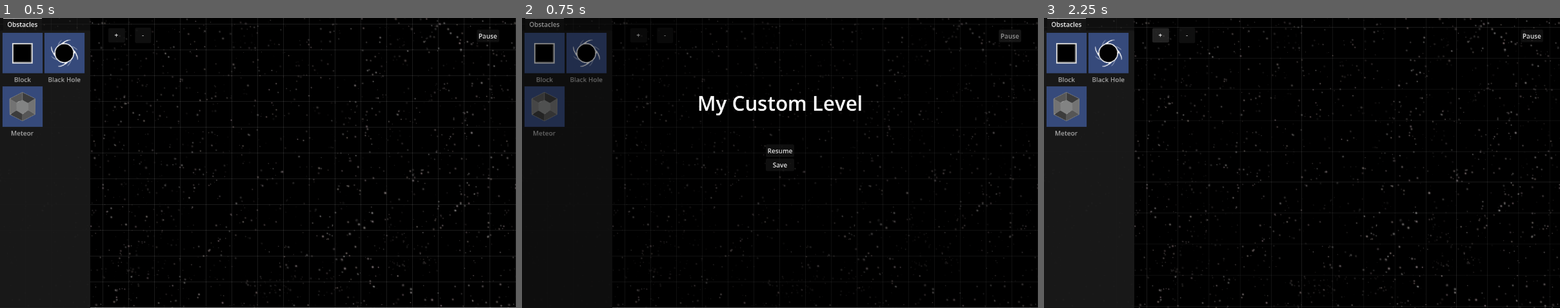
Above: before the commit, frames 1-3 (left to right).
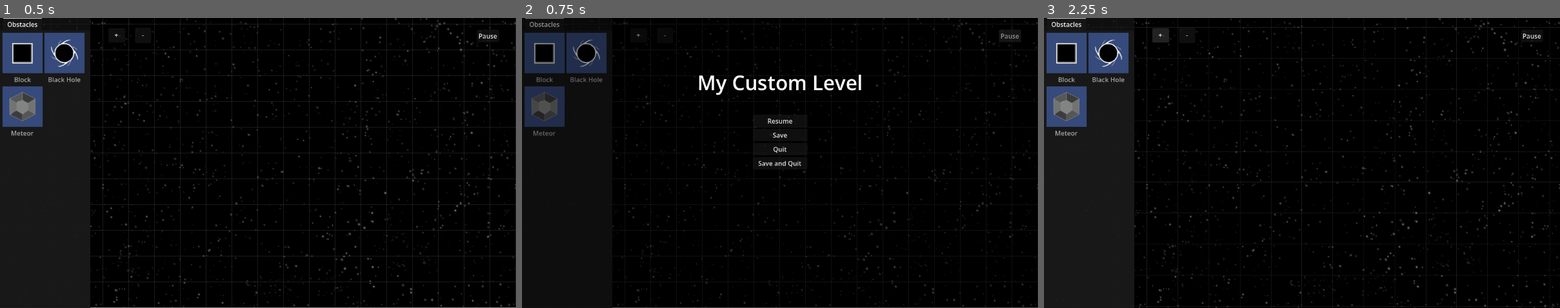
Above: after the commit, the same moments.

Repository: jzhang1890/level_editor
Game: Godot game, scene res://editor_root.tscn
Two runs of this game, one before a commit and one after it. Both use one fixed random seed, a clock stepped at 60 frames per second and the inputs below. This scene is started directly instead of the project's main scene.
Inputs:
- Up to frame 1 (0.5 s): no input
- Up to frame 2 (0.75 s): click "Pause" at 0.5 s
- Up to frame 3 (2.25 s): click "Resume" at 1.25 s; click "+" at 2 s

Frame 1 is identical in both runs. In frame 2, 1.6% of the frame differs, in the area x 34-66%, y 19-52%; in frame 3, nothing differs.

Commit message:
add quit button

Diff:
--- a/editor_root.gd
+++ b/editor_root.gd
@@ -210,7 +210,76 @@
 func _on_delete_button_pressed() -> void:
 	delete_selected_object()
 
-# Save and Load Logic
+# Load Logic
+
+# Loading level function
+func load_level(target_path: String) -> void:
+	if not FileAccess.file_exists(target_path):
+		print("No save file found at: ", target_path)
+		return
+
+	change_selection(null)
+
+	for child in room_canvas.get_children():
+		child.queue_free()
+
+	var file = FileAccess.open(target_path, FileAccess.READ)
+	if file:
+		var json_string = file.get_as_text()
+		file.close()
+
+		var level_data = JSON.parse_string(json_string)
+
+		# Check if the data is the Dictionary format
+		if typeof(level_data) == TYPE_DICTIONARY and level_data.has("items"):
+
+			# Grab the name to update the variable
+			if level_data.has("level_name"):
+				current_level_name = level_data["level_name"]
+				print("Loading level: ", current_level_name)
+
+			# Load and apply the background
+			if level_data.has("background"):
+				current_bg_path = level_data["background"]
+				var loaded_texture = load(current_bg_path)
+
+				# Add this line to actually apply the texture to the screen!
+				if loaded_texture:
+					bg_rect.texture = loaded_texture
+
+			# Loop through the items array tucked inside the dictionary
+			for item in level_data["items"]:
+				var resource = load(item["scene_path"])
+				if resource:
+					var new_object = resource.instantiate()
+					new_object.global_position = Vector2(item["x"], item["y"])
+					room_canvas.add_child(new_object)
+
+# Call this from UI when the user picks a new background
+func change_background(new_path: String) -> void:
+	var new_texture = load(new_path)
+	if new_texture:
+		bg_rect.texture = new_texture
+		current_bg_path = new_path # Update the variable so it saves correctly later
+
+
+# Pause Menu logic
+
+func _on_pause_button_pressed() -> void:
+	# Update the label to show the name of the level
+	if level_name_label:
+		level_name_label.text = current_level_name
+
+	# Reveal the menu
+	if pause_menu:
+		pause_menu.visible = true
+	paused = true
+
+func _on_resume_button_pressed() -> void:
+	# Hide the menu to go back to editing
+	if pause_menu:
+		pause_menu.visible = false
+	paused = false
 
 # Saving Level function
 func _on_save_button_pressed() -> void:
@@ -242,71 +311,13 @@
 		file.close()
 		print("Level saved to: ", current_save_path)
 
-# Loading level function
-func load_level(target_path: String) -> void:
-	if not FileAccess.file_exists(target_path):
-		print("No save file found at: ", target_path)
-		return
-
-	change_selection(null)
-
-	for child in room_canvas.get_children():
-		child.queue_free()
-
-	var file = FileAccess.open(target_path, FileAccess.READ)
-	if file:
-		var json_string = file.get_as_text()
-		file.close()
-
-		var level_data = JSON.parse_string(json_string)
-
-		# Check if the data is the Dictionary format
-		if typeof(level_data) == TYPE_DICTIONARY and level_data.has("items"):
-
-			# Grab the name to update the variable
-			if level_data.has("level_name"):
-				current_level_name = level_data["level_name"]
-				print("Loading level: ", current_level_name)
-
-			# Load and apply the background
-			if level_data.has("background"):
-				current_bg_path = level_data["background"]
-				var loaded_texture = load(current_bg_path)
-
-				# Add this line to actually apply the texture to the screen!
-				if loaded_texture:
-					bg_rect.texture = loaded_texture
-
-			# Loop through the items array tucked inside the dictionary
-			for item in level_data["items"]:
-				var resource = load(item["scene_path"])
-				if resource:
-					var new_object = resource.instantiate()
-					new_object.global_position = Vector2(item["x"], item["y"])
-					room_canvas.add_child(new_object)
-
-# Call this from UI when the user picks a new background
-func change_background(new_path: String) -> void:
-	var new_texture = load(new_path)
-	if new_texture:
-		bg_rect.texture = new_texture
-		current_bg_path = new_path # Update the variable so it saves correctly later
-
-
-# Pause Menu logic
-
-func _on_pause_button_pressed() -> void:
-	# Update the label to show the name of the level
-	if level_name_label:
-		level_name_label.text = current_level_name
-
-	# Reveal the menu
-	if pause_menu:
-		pause_menu.visible = true
-	paused = true
-
-func _on_resume_button_pressed() -> void:
-	# Hide the menu to go back to editing
-	if pause_menu:
-		pause_menu.visible = false
-	paused = false
+func _on_save_and_quit_button_pressed() -> void:
+	# 1. Save logic
+	_on_save_button_pressed()
+
+	# 2. Quit to the Level Browser
+	get_tree().change_scene_to_file("res://scenes/rooms/level_browser.tscn")
+
+func _on_quit_button_pressed() -> void:
+	# Return to your Level Browser scene
+	get_tree().change_scene_to_file("res://scenes/rooms/level_browser.tscn")
--- a/editor_root.tscn
+++ b/editor_root.tscn
@@ -106,9 +106,9 @@
 anchor_right = 0.5
 anchor_bottom = 0.5
 offset_left = -35.0
-offset_top = -161.5
+offset_top = -235.5
 offset_right = 35.0
-offset_bottom = -138.5
+offset_bottom = -166.5
 grow_horizontal = 2
 grow_vertical = 2
 theme_override_font_sizes/font_size = 50
@@ -120,10 +120,10 @@
 anchor_top = 0.5
 anchor_right = 0.5
 anchor_bottom = 0.5
-offset_left = -35.0
-offset_top = -46.5
-offset_right = 35.0
-offset_bottom = 46.5
+offset_left = -67.5
+offset_top = -120.25
+offset_right = 67.5
+offset_bottom = 120.25
 grow_horizontal = 2
 grow_vertical = 2
 
@@ -136,6 +136,14 @@
 text = "Save
 "
 
+[node name="QuitButton" type="Button" parent="EditorUI/PauseMenu/VBoxContainer" unique_id=1502116368]
+layout_mode = 2
+text = "Quit"
+
+[node name="SaveAndQuitButton" type="Button" parent="EditorUI/PauseMenu/VBoxContainer" unique_id=1466503053]
+layout_mode = 2
+text = "Save and Quit"
+
 [connection signal="item_selected" from="EditorUI/ObjectBrowser/Tabs/Obstacles" to="EditorUI" method="_on_obstacles_item_selected"]
 [connection signal="pressed" from="EditorUI/ZoomInbutton" to="." method="_on_zoom_in_button_pressed"]
 [connection signal="pressed" from="EditorUI/ZoomOutButton" to="." method="_on_zoom_out_button_pressed"]
@@ -143,3 +151,5 @@
 [connection signal="pressed" from="EditorUI/PauseButton" to="." method="_on_pause_button_pressed"]
 [connection signal="pressed" from="EditorUI/PauseMenu/VBoxContainer/ResumeButton" to="." method="_on_resume_button_pressed"]
 [connection signal="pressed" from="EditorUI/PauseMenu/VBoxContainer/SaveButton" to="." method="_on_save_button_pressed"]
+[connection signal="pressed" from="EditorUI/PauseMenu/VBoxContainer/QuitButton" to="." method="_on_quit_button_pressed"]
+[connection signal="pressed" from="EditorUI/PauseMenu/VBoxContainer/SaveAndQuitButton" to="." method="_on_save_and_quit_button_pressed"]
